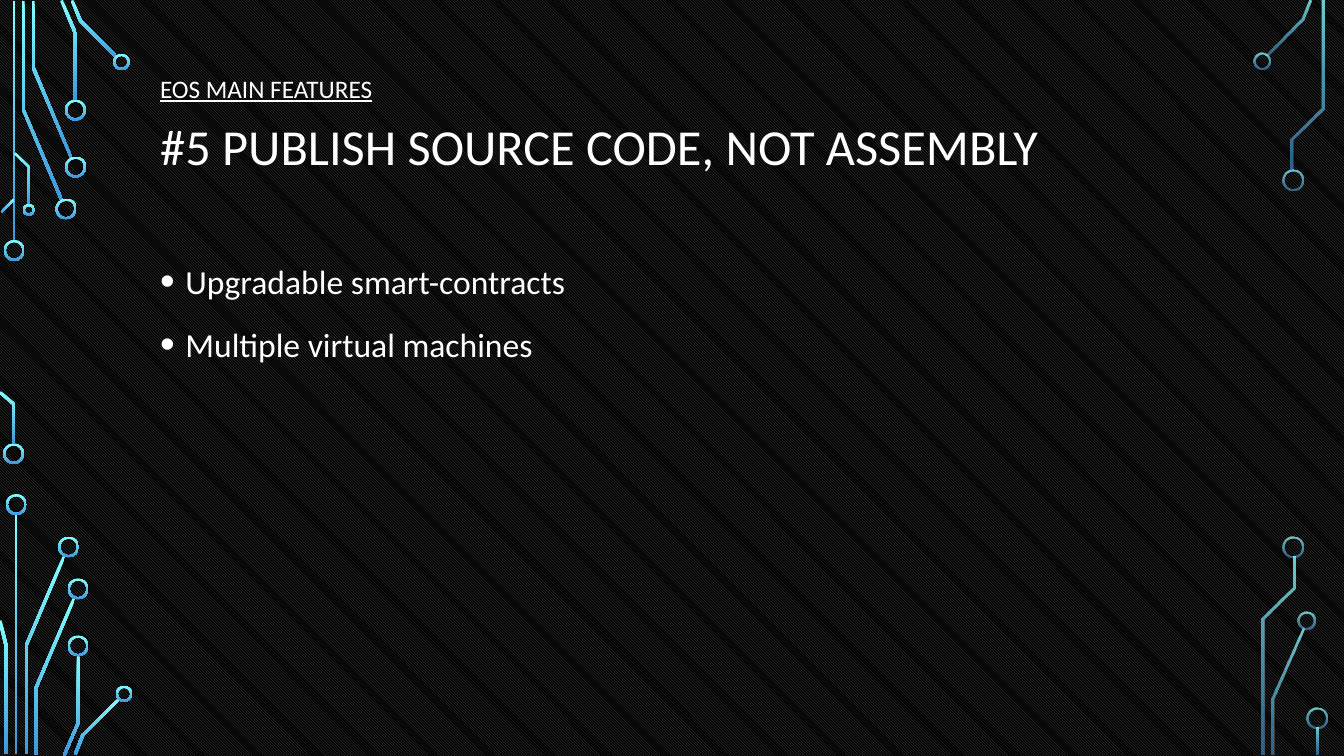
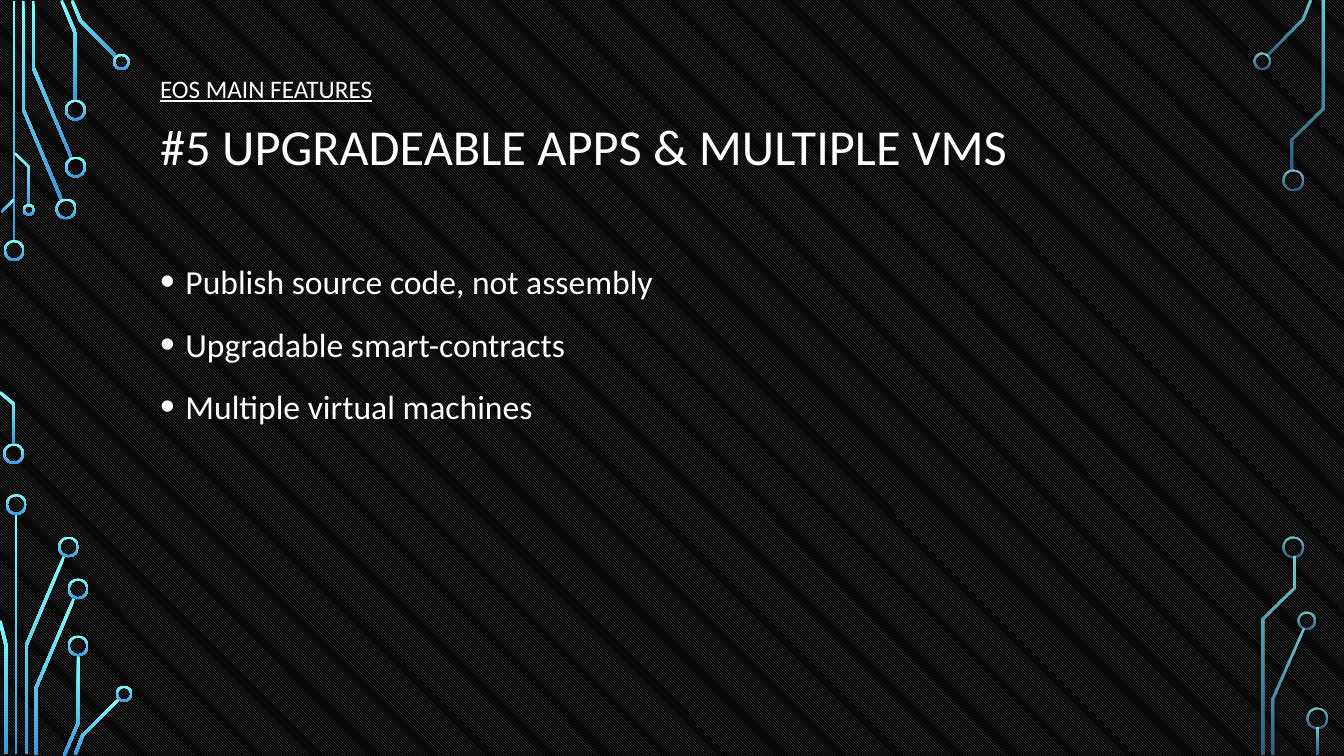
Before and after one commit to tokenika/tokenika.github.io, a slide deck: slide 18 of WarsawBlock(3).pptx. Drawn at 1344x756 pixels with LibreOffice and Linux fonts; fonts in the diff are those of the drawing; background and template pictures are left out. Boxes give left, top, right and bottom in pixels: in the first picture for what was removed or moved away, otherwise in the second. Text is boxed around its words. In the diff, an @@ line names an element or a change of style, - is before the commit and + after.

```diff
--- a/WarsawBlock(3).pptx
+++ b/WarsawBlock(3).pptx
@@ title at [160,131,1007,166]: text changed @@
-#5 PUBLISH SOURCE CODE, NOT ASSEMBLY
+#5 UPGRADEABLE APPS & MULTIPLE VMS
@@ text at [185,270,652,300]: paragraph added @@
+• Publish source code, not assembly
```
Also in this commit, not shown: 3 other slides changed, 1 other file.
